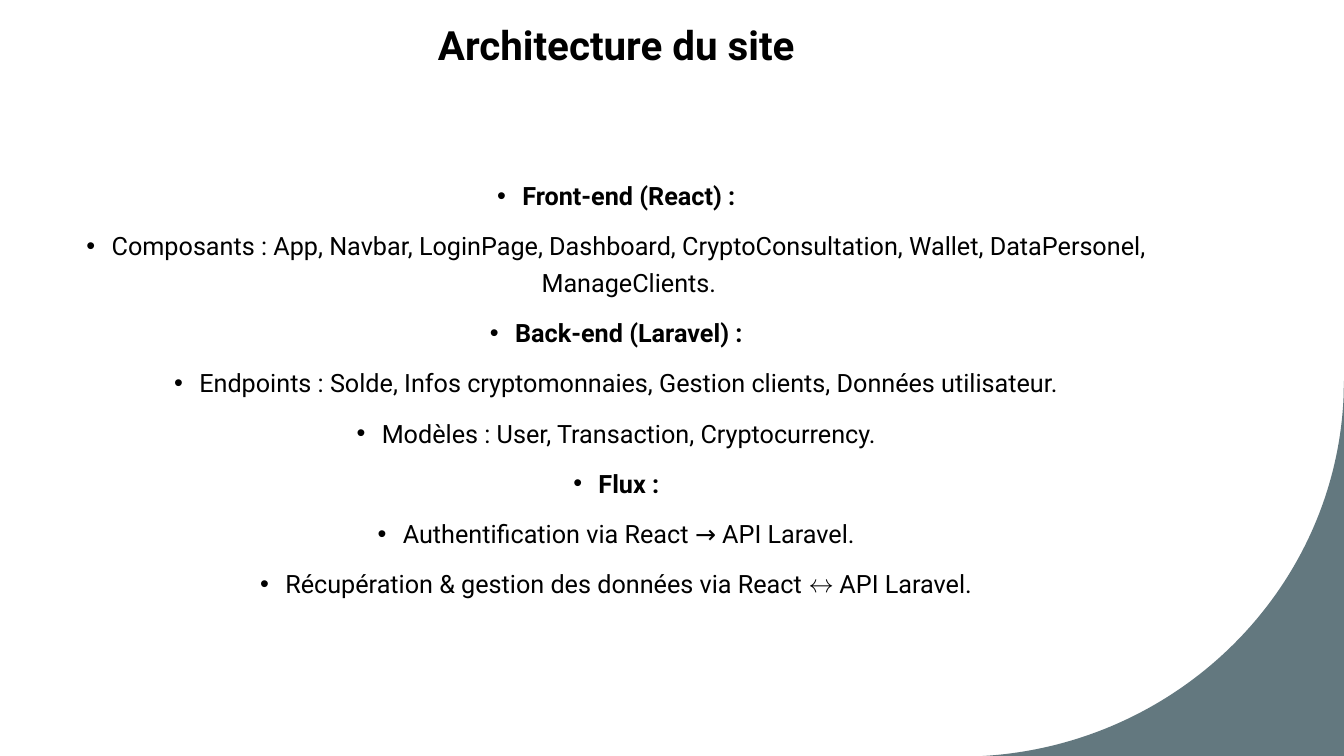
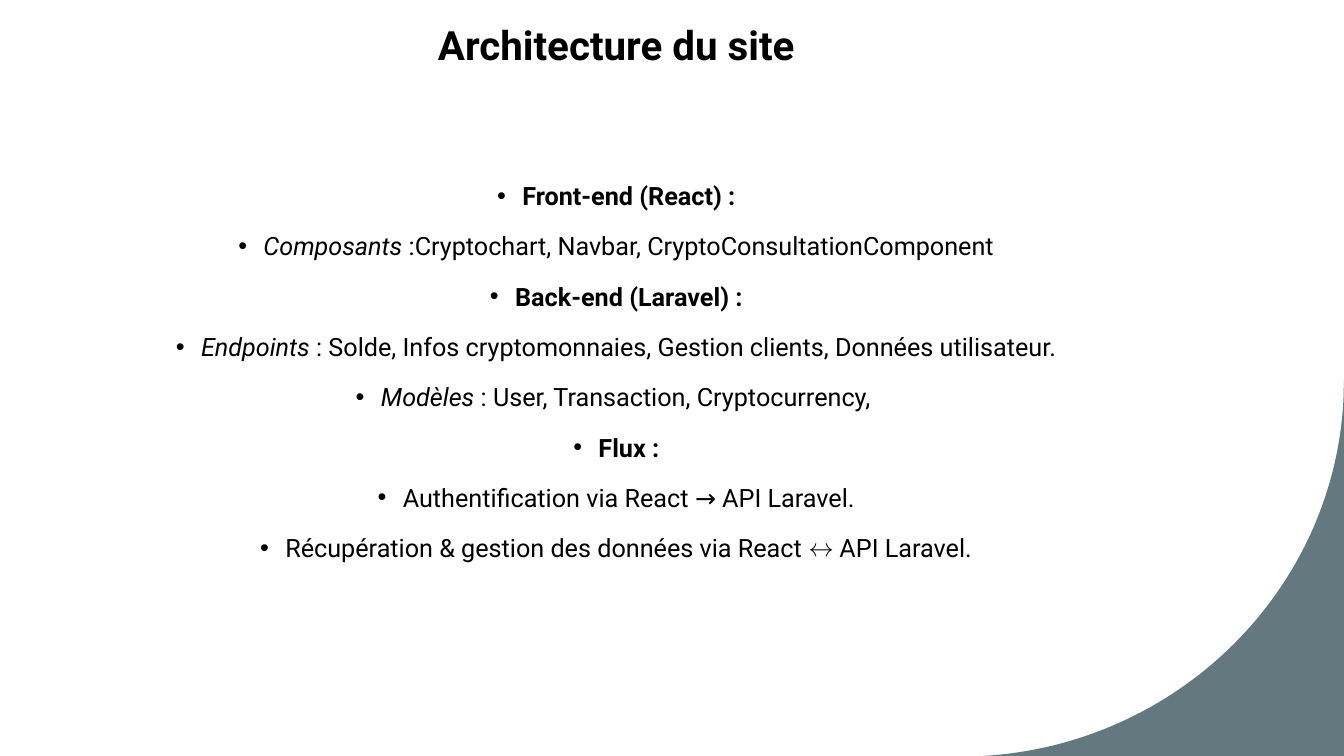
Before and after one commit to FlorentGATTI/projet-finale_bitchest, a slide deck: slide 7 of Bitchest_slides.pptx. Drawn at 1344x756 pixels with LibreOffice and Linux fonts; fonts in the diff are those of the drawing. Boxes give left, top, right and bottom in pixels: in the first picture for what was removed or moved away, otherwise in the second. Text is boxed around its words. In the diff, an @@ line names an element or a change of style, - is before the commit and + after.

```diff
--- a/Bitchest_slides.pptx
+++ b/Bitchest_slides.pptx
@@ text at <box>263,236,993,261</box>: text changed @@
-• Composants : App, Navbar, LoginPage, Dashboard, CryptoConsultation, Wallet, DataPersonel, ManageClients.
+• Composants :Cryptochart, Navbar, CryptoConsultationComponent
@@ text at <box>201,337,1056,362</box>: italic on in "Endpoints" @@
@@ text at <box>381,387,870,412</box>: text changed @@
-• Modèles : User, Transaction, Cryptocurrency.
+• Modèles : User, Transaction, Cryptocurrency,
```
Also in this commit, not shown: 6 other slides changed, 24 other files.
